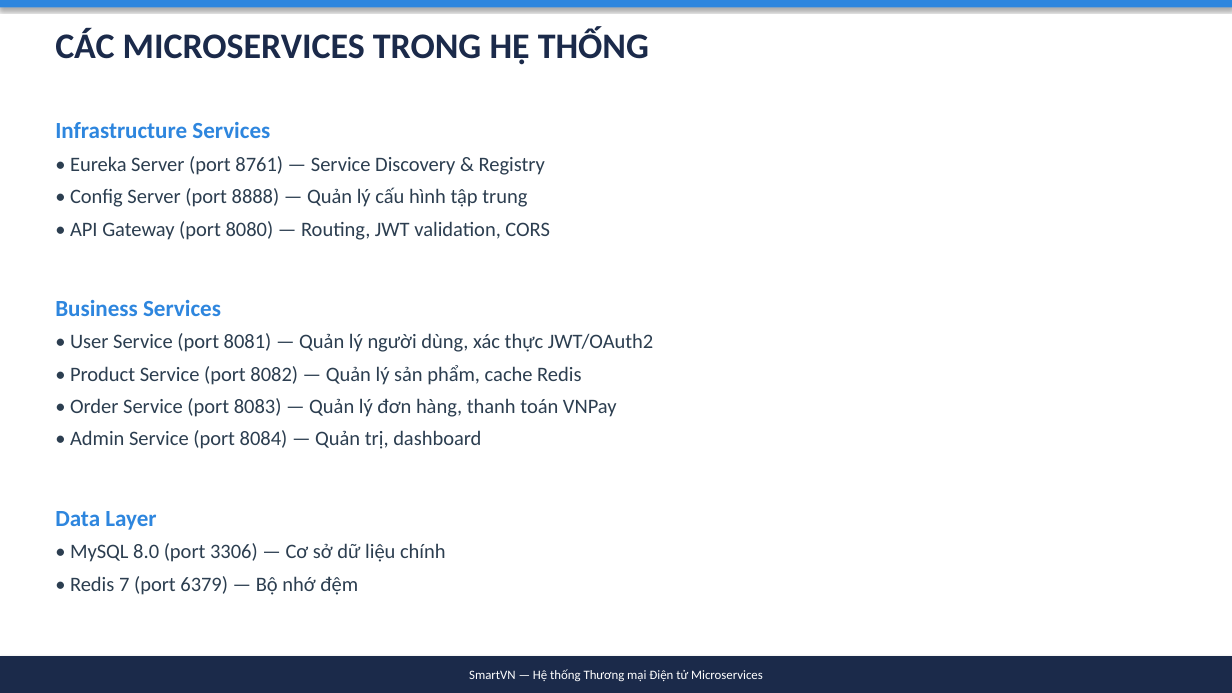
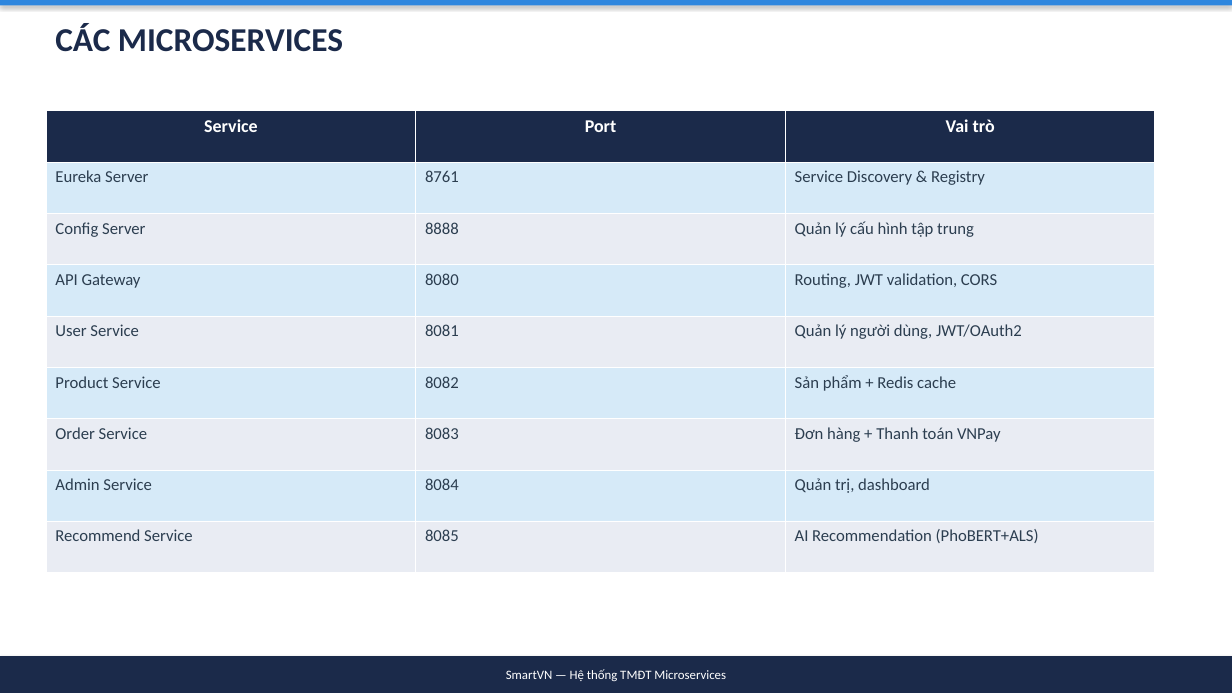
Before and after one commit to simasangggg/smartvn-report, a slide deck: slide 8 of SmartVN-Slides.pptx (slide 11 before the commit). Drawn at 1232x693 pixels with LibreOffice and Linux fonts; fonts in the diff are those of the drawing. Boxes give left, top, right and bottom in pixels: in the first picture for what was removed or moved away, otherwise in the second. Text is boxed around its words. In the diff, an @@ line names an element or a change of style, - is before the commit and + after.

Commit message:
refactor: Giảm slide xuống 23, tập trung Mobile
- Gộp 42 slides → 23 slides (gọn hơn, dễ trình bày)
- Mở rộng phần Mobile (6 slides): Login, Product, Cart/Checkout, Profile/Orders
- Giảm phần lý thuyết, tập trung demo UI + features
- Mỗi slide Mobile có ảnh screenshot + mô tả tính năng

```diff
--- a/SmartVN-Slides.pptx
+++ b/SmartVN-Slides.pptx
@@ text at (55, 24, 343, 52): text changed; size 28 to 26 pt @@
-CÁC MICROSERVICES TRONG HỆ THỐNG
+CÁC MICROSERVICES
@@ table added at (46, 111, 1155, 573), 9 rows, 3 columns @@
+Service | Port | Vai trò
+Eureka Server | 8761 | Service Discovery & Registry
+Config Server | 8888 | Quản lý cấu hình tập trung
+API Gateway | 8080 | Routing, JWT validation, CORS
+User Service | 8081 | Quản lý người dùng, JWT/OAuth2
+Product Service | 8082 | Sản phẩm + Redis cache
+Order Service | 8083 | Đơn hàng + Thanh toán VNPay
+Admin Service | 8084 | Quản trị, dashboard
+Recommend Service | 8085 | AI Recommendation (PhoBERT+ALS)
@@ text removed at (55, 122, 653, 595) @@
-Infrastructure Services
-• Eureka Server (port 8761) — Service Discovery & Registry
-• Config Server (port 8888) — Quản lý cấu hình tập trung
-• API Gateway (port 8080) — Routing, JWT validation, CORS
-Business Services
-• User Service (port 8081) — Quản lý người dùng, xác thực JWT/OAuth2
-• Product Service (port 8082) — Quản lý sản phẩm, cache Redis
-• Order Service (port 8083) — Quản lý đơn hàng, thanh toán VNPay
-• Admin Service (port 8084) — Quản trị, dashboard
-Data Layer
-• MySQL 8.0 (port 3306) — Cơ sở dữ liệu chính
-• Redis 7 (port 6379) — Bộ nhớ đệm
@@ text in rectangle at (506, 669, 726, 681): text changed @@
-SmartVN — Hệ thống Thương mại Điện tử Microservices
+SmartVN — Hệ thống TMĐT Microservices
```
Also in this commit, not shown: 15 other slides changed, 7 slides added, 26 slides removed, 1 other file.
